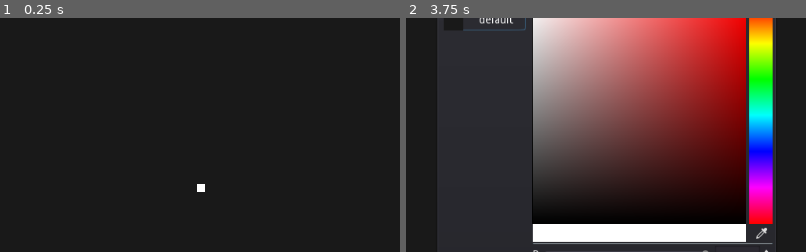
Above: before the commit, frames 1-2 (left to right).
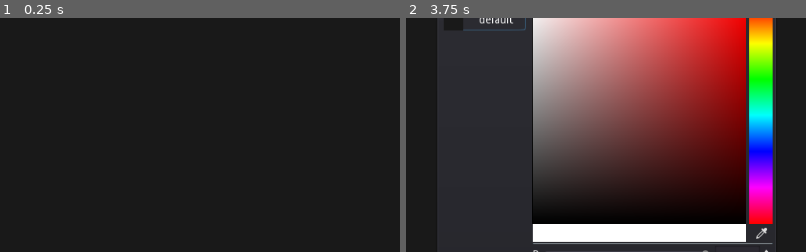
Above: after the commit, the same moments.

Repository: hpn33/manga-reader-by-godot-
Game: Godot game, scene res://scene/Main.tscn
Two runs of this game, one before a commit and one after it. Both use one fixed random seed, a clock stepped at 60 frames per second and the inputs below.
Inputs:
- Up to frame 1 (0.25 s): no input
- Up to frame 2 (3.75 s): click "choise image path" at 0.5 s; click "O" at 1.25 s; click "_" at 2 s; click "Full" at 2.75 s; click "Option" at 3.5 s
The pictures show only the part of the screen within x 25-75%, y 14-64%; the shares and areas given below are measured in that part.

The runs differ from the first frame. In frame 1, less than 0.1% of the frame differs, in the area x 49-52%, y 70-75%; in frame 2, nothing differs.
Error in both runs: Trying to assign value of type 'MenuButton' to a variable of type 'Label'. (res://scene/ui/TitleBar/TitleBar.gd:3)

Commit message:
something happen ( i don't know )
just save

Diff:
--- a/object/ImageHolder2D/ImageHolder2D.gd
+++ b/object/ImageHolder2D/ImageHolder2D.gd
@@ -1,23 +1,31 @@
 extends Sprite
 
+signal update(index)
 
 var thread = null
 
 var file_path := ''
 var adapter
 
-signal update
 
-#var pos := Vector2() setget , get_pos
 var size := Vector2()
 var margin := Vector2()
 
 
-func get_off():
-	return offset - Vector2(0, size.y/2)
+func pos_wo_offset():
+	# position without offset
+	return offset
 
-func get_pos():
-	return position + get_off()
+func pos_wo_offset_w_size():
+	# position without offset & with size
+	return pos_wo_offset() - Vector2(0, size.y/2)
+
+
+func set_pos_w(x = position.x, y = position.y):
+	# set position with anything that need
+	position.x = x
+	position.y = y
+
 
 
 func _ready() -> void:
@@ -76,7 +84,7 @@
 
 func set_size():
 	size = texture.get_size() + margin
-	emit_signal("update")
+	emit_signal("update", get_position_in_parent())
 
 
 func set_center_offset():
@@ -106,6 +114,19 @@
 	# 0, 0
 	draw_circle(Vector2(), 5, Color.green)
 	# offset
-	draw_circle(offset, 5, Color.yellow)
+	draw_circle(pos_wo_offset(), 5, Color.yellow)
 	# offset - size.y/2
-	draw_circle(get_off(), 5, Color.red)
+	draw_circle(pos_wo_offset_w_size(), 5, Color.red)
+#	draw_circle(get_pos(), 5, Color.red)
+
+
+
+
+
+
+
+
+
+
+func _on_ImageHolder2D_texture_changed() -> void:
+	set_size()
--- a/object/ImageHolder2D/ImageHolder2D.tscn
+++ b/object/ImageHolder2D/ImageHolder2D.tscn
@@ -6,3 +6,4 @@
 [node name="ImageHolder2D" type="Sprite"]
 texture = ExtResource( 1 )
 script = ExtResource( 2 )
+[connection signal="texture_changed" from="." to="." method="_on_ImageHolder2D_texture_changed"]
--- a/object/ImageView/ImageView.gd
+++ b/object/ImageView/ImageView.gd
@@ -40,6 +40,7 @@
 
 func set_size():
 
+	size.y = 0
 	for i in get_child_count():
 
 		var child = get_children()[i]
@@ -49,14 +50,61 @@
 
 		size.x = max(size.x, child.size.x)
 
-		if i == get_child_count()-1:
-			size.y = child.get_pos().y + child.size.y
-#			print(size)
+
+		size.y += child.size.y
+
+#		if i == get_child_count()-1:
+#			size.y = child.get_pos().y + child.size.y
 
 	set_camera_limit()
+	sort()
 
-#func sort_to_last(index: int):
-#	pass
+
+func sort():
+	var hp = 0
+
+	for i in get_child_count():
+
+		var child = get_children()[i]
+		if child.name == 'state':
+			continue
+#		child.set_margin(50, 50)
+
+		# set center
+		child.position.x = size.x/2
+
+		# set vertical position
+		var fix = child.margin.y/2 if i == 1 else 0
+		child.position.y = hp + fix
+
+#		print(child.position)
+		hp += child.size.y
+
+
+func sort_to_last(index: int):
+	var hp = 0
+
+	for i in get_child_count():
+
+		var child = get_children()[i]
+
+		if child.name == 'state':
+			continue
+
+		if i >= index:
+			# set center
+			var x = size.x /2
+			child.position.x = size.x/2
+
+			# set vertical position
+			var fix = child.margin.y/2 if i == 1 else 0
+			child.position.y = hp + fix
+
+
+
+#		print(child.position)
+		hp += child.size.y
+
 
 func _process(delta: float) -> void:
 	update()
--- a/object/ImageView/add.gd
+++ b/object/ImageView/add.gd
@@ -36,13 +36,12 @@
 		var new :Sprite= owner.image_holder.instance()
 
 		new.init(owner, image_path)
-		new.set_margin(0, 10)
+		new.set_margin(10, 10)
 
 #		owner.image_textures.append(new)
 		owner.add_child(new)
 
-		new.connect("update", owner, 'set_size')
-
-#		new.loading()
+		new.connect("update", owner, 'sort_to_last')
+		new.loading()
 
 	owner.set_size()
--- a/object/ImageView/sort.gd
+++ b/object/ImageView/sort.gd
@@ -4,43 +4,5 @@
 func enter(msg: Dictionary = {}) -> void:
 #	_sort()
 
-	var hp = 0
-
-	for child in owner.get_children():
-		if child.name == 'state':
-			continue
-		child.set_margin(50, 50)
-
-		# set center
-		child.position.x = owner.size.x/2
-
-		# set vertical position
-		child.position.y = hp -child.get_pos().y
-
-#		print(child.position)
-		hp += child.size.y
-
-	owner.set_size()
+#	owner.sort()
 	change_state('idle')
-
-
-func _sort():
-	if owner.get_child_count() == 1:
-		return
-
-	for i in owner.get_child_count():
-
-		var child = owner.get_child(i)
-
-		if _is_fsm(child):
-			continue
-
-
-
-
-
-
-
-
-func _is_fsm(node):
-	return node is StateMachine
